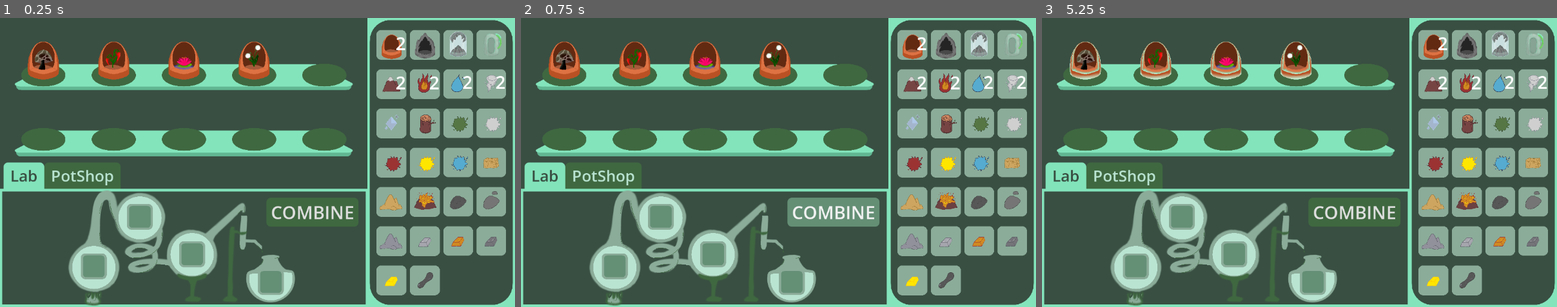
Above: before the commit, frames 1-3 (left to right).
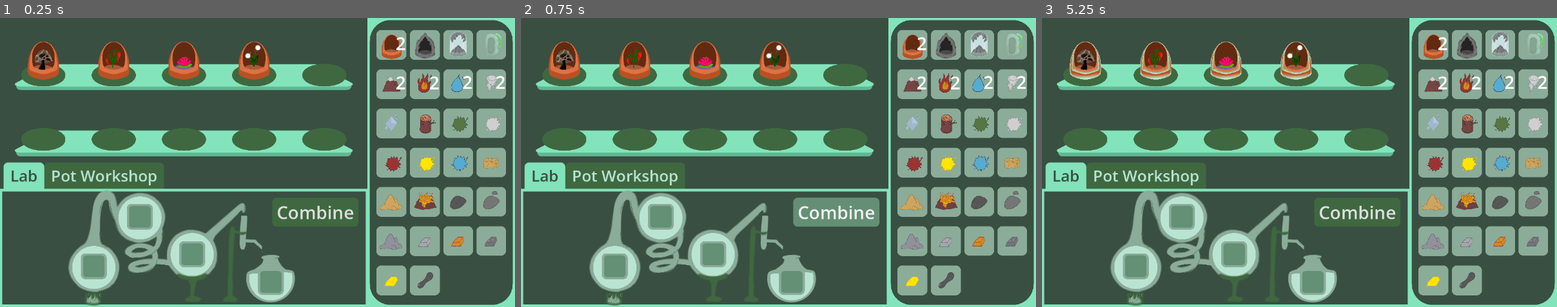
Above: after the commit, the same moments.

Repository: Girlies-stdio/elementalchemy
Game: Godot game, scene res://Scenes/main.tscn
Two runs of this game, one before a commit and one after it. Both use one fixed random seed, a clock stepped at 60 frames per second and the inputs below.
Inputs (mouse positions are in pixels of both pictures, inside the frame that each line leads up to):
- Up to frame 1 (0.25 s): no input
- Up to frame 2 (0.75 s): click "COMBINE" (after the commit: "Combine") at 0.5 s
- Up to frame 3 (5.25 s): click (1083, 58) at 1.25 s; click (1155, 58) at 2 s; click (1227, 58) at 2.75 s; click (1294, 58) at 3.5 s; click (1366, 58) at 4.25 s; click (1083, 122) at 5 s

The runs differ from the first frame. In frame 1, 1.5% of the frame differs, in the area x 14-69%, y 50-73%; in frame 2, 1.5%; in frame 3, 1.5%.

Commit message:
bug fix and labels

Diff:
--- a/Scenes/main.tscn
+++ b/Scenes/main.tscn
@@ -214,9 +214,9 @@
 size_flags_vertical = 0
 mouse_default_cursor_shape = 2
 theme_override_font_sizes/font_size = 40
-text = "COMBINE"
-
-[node name="PotShop" type="NinePatchRect" parent="HBoxContainer/VBoxContainer/Workbench/WorkbenchTabs"]
+text = "Combine"
+
+[node name="Pot Workshop" type="NinePatchRect" parent="HBoxContainer/VBoxContainer/Workbench/WorkbenchTabs"]
 visible = false
 layout_mode = 2
 texture = ExtResource("3_kry3j")
@@ -227,23 +227,23 @@
 script = ExtResource("8_fdnlq")
 metadata/_tab_index = 1
 
-[node name="MarginContainer" type="MarginContainer" parent="HBoxContainer/VBoxContainer/Workbench/WorkbenchTabs/PotShop"]
-layout_mode = 1
-anchors_preset = 15
-anchor_right = 1.0
-anchor_bottom = 1.0
-grow_horizontal = 2
-grow_vertical = 2
-
-[node name="HBoxContainer" type="HBoxContainer" parent="HBoxContainer/VBoxContainer/Workbench/WorkbenchTabs/PotShop/MarginContainer"]
+[node name="MarginContainer" type="MarginContainer" parent="HBoxContainer/VBoxContainer/Workbench/WorkbenchTabs/Pot Workshop"]
+layout_mode = 1
+anchors_preset = 15
+anchor_right = 1.0
+anchor_bottom = 1.0
+grow_horizontal = 2
+grow_vertical = 2
+
+[node name="HBoxContainer" type="HBoxContainer" parent="HBoxContainer/VBoxContainer/Workbench/WorkbenchTabs/Pot Workshop/MarginContainer"]
 layout_mode = 2
 theme_override_constants/separation = 20
 
-[node name="Type1" type="VBoxContainer" parent="HBoxContainer/VBoxContainer/Workbench/WorkbenchTabs/PotShop/MarginContainer/HBoxContainer"]
-layout_mode = 2
-size_flags_horizontal = 3
-
-[node name="TextureButton" type="TextureButton" parent="HBoxContainer/VBoxContainer/Workbench/WorkbenchTabs/PotShop/MarginContainer/HBoxContainer/Type1"]
+[node name="Type1" type="VBoxContainer" parent="HBoxContainer/VBoxContainer/Workbench/WorkbenchTabs/Pot Workshop/MarginContainer/HBoxContainer"]
+layout_mode = 2
+size_flags_horizontal = 3
+
+[node name="TextureButton" type="TextureButton" parent="HBoxContainer/VBoxContainer/Workbench/WorkbenchTabs/Pot Workshop/MarginContainer/HBoxContainer/Type1"]
 custom_minimum_size = Vector2(128, 128)
 layout_mode = 2
 size_flags_vertical = 3
@@ -251,17 +251,17 @@
 ignore_texture_size = true
 stretch_mode = 5
 
-[node name="Button" type="Button" parent="HBoxContainer/VBoxContainer/Workbench/WorkbenchTabs/PotShop/MarginContainer/HBoxContainer/Type1"]
+[node name="Button" type="Button" parent="HBoxContainer/VBoxContainer/Workbench/WorkbenchTabs/Pot Workshop/MarginContainer/HBoxContainer/Type1"]
 layout_mode = 2
 size_flags_vertical = 3
 size_flags_stretch_ratio = 0.25
-text = "Buy"
-
-[node name="Type2" type="VBoxContainer" parent="HBoxContainer/VBoxContainer/Workbench/WorkbenchTabs/PotShop/MarginContainer/HBoxContainer"]
-layout_mode = 2
-size_flags_horizontal = 3
-
-[node name="TextureButton" type="TextureButton" parent="HBoxContainer/VBoxContainer/Workbench/WorkbenchTabs/PotShop/MarginContainer/HBoxContainer/Type2"]
+text = "Craft"
+
+[node name="Type2" type="VBoxContainer" parent="HBoxContainer/VBoxContainer/Workbench/WorkbenchTabs/Pot Workshop/MarginContainer/HBoxContainer"]
+layout_mode = 2
+size_flags_horizontal = 3
+
+[node name="TextureButton" type="TextureButton" parent="HBoxContainer/VBoxContainer/Workbench/WorkbenchTabs/Pot Workshop/MarginContainer/HBoxContainer/Type2"]
 custom_minimum_size = Vector2(128, 128)
 layout_mode = 2
 size_flags_vertical = 3
@@ -269,17 +269,17 @@
 ignore_texture_size = true
 stretch_mode = 5
 
-[node name="Button" type="Button" parent="HBoxContainer/VBoxContainer/Workbench/WorkbenchTabs/PotShop/MarginContainer/HBoxContainer/Type2"]
+[node name="Button" type="Button" parent="HBoxContainer/VBoxContainer/Workbench/WorkbenchTabs/Pot Workshop/MarginContainer/HBoxContainer/Type2"]
 layout_mode = 2
 size_flags_vertical = 3
 size_flags_stretch_ratio = 0.25
-text = "Buy"
-
-[node name="Type3" type="VBoxContainer" parent="HBoxContainer/VBoxContainer/Workbench/WorkbenchTabs/PotShop/MarginContainer/HBoxContainer"]
-layout_mode = 2
-size_flags_horizontal = 3
-
-[node name="TextureButton" type="TextureButton" parent="HBoxContainer/VBoxContainer/Workbench/WorkbenchTabs/PotShop/MarginContainer/HBoxContainer/Type3"]
+text = "Craft"
+
+[node name="Type3" type="VBoxContainer" parent="HBoxContainer/VBoxContainer/Workbench/WorkbenchTabs/Pot Workshop/MarginContainer/HBoxContainer"]
+layout_mode = 2
+size_flags_horizontal = 3
+
+[node name="TextureButton" type="TextureButton" parent="HBoxContainer/VBoxContainer/Workbench/WorkbenchTabs/Pot Workshop/MarginContainer/HBoxContainer/Type3"]
 custom_minimum_size = Vector2(128, 128)
 layout_mode = 2
 size_flags_vertical = 3
@@ -287,17 +287,17 @@
 ignore_texture_size = true
 stretch_mode = 5
 
-[node name="Button" type="Button" parent="HBoxContainer/VBoxContainer/Workbench/WorkbenchTabs/PotShop/MarginContainer/HBoxContainer/Type3"]
+[node name="Button" type="Button" parent="HBoxContainer/VBoxContainer/Workbench/WorkbenchTabs/Pot Workshop/MarginContainer/HBoxContainer/Type3"]
 layout_mode = 2
 size_flags_vertical = 3
 size_flags_stretch_ratio = 0.25
-text = "Buy"
-
-[node name="Type4" type="VBoxContainer" parent="HBoxContainer/VBoxContainer/Workbench/WorkbenchTabs/PotShop/MarginContainer/HBoxContainer"]
-layout_mode = 2
-size_flags_horizontal = 3
-
-[node name="TextureButton" type="TextureButton" parent="HBoxContainer/VBoxContainer/Workbench/WorkbenchTabs/PotShop/MarginContainer/HBoxContainer/Type4"]
+text = "Craft"
+
+[node name="Type4" type="VBoxContainer" parent="HBoxContainer/VBoxContainer/Workbench/WorkbenchTabs/Pot Workshop/MarginContainer/HBoxContainer"]
+layout_mode = 2
+size_flags_horizontal = 3
+
+[node name="TextureButton" type="TextureButton" parent="HBoxContainer/VBoxContainer/Workbench/WorkbenchTabs/Pot Workshop/MarginContainer/HBoxContainer/Type4"]
 custom_minimum_size = Vector2(128, 128)
 layout_mode = 2
 size_flags_vertical = 3
@@ -305,17 +305,17 @@
 ignore_texture_size = true
 stretch_mode = 5
 
-[node name="Button" type="Button" parent="HBoxContainer/VBoxContainer/Workbench/WorkbenchTabs/PotShop/MarginContainer/HBoxContainer/Type4"]
+[node name="Button" type="Button" parent="HBoxContainer/VBoxContainer/Workbench/WorkbenchTabs/Pot Workshop/MarginContainer/HBoxContainer/Type4"]
 layout_mode = 2
 size_flags_vertical = 3
 size_flags_stretch_ratio = 0.25
-text = "Buy"
+text = "Craft"
 
 [node name="InventoryGUI" parent="HBoxContainer" instance=ExtResource("7_6bp64")]
 layout_mode = 2
 size_flags_stretch_ratio = 0.4
 
-[connection signal="pressed" from="HBoxContainer/VBoxContainer/Workbench/WorkbenchTabs/PotShop/MarginContainer/HBoxContainer/Type1/Button" to="HBoxContainer/VBoxContainer/Workbench/WorkbenchTabs/PotShop" method="_on_button1_pressed"]
-[connection signal="pressed" from="HBoxContainer/VBoxContainer/Workbench/WorkbenchTabs/PotShop/MarginContainer/HBoxContainer/Type2/Button" to="HBoxContainer/VBoxContainer/Workbench/WorkbenchTabs/PotShop" method="_on_button2_pressed"]
-[connection signal="pressed" from="HBoxContainer/VBoxContainer/Workbench/WorkbenchTabs/PotShop/MarginContainer/HBoxContainer/Type3/Button" to="HBoxContainer/VBoxContainer/Workbench/WorkbenchTabs/PotShop" method="_on_button3_pressed"]
-[connection signal="pressed" from="HBoxContainer/VBoxContainer/Workbench/WorkbenchTabs/PotShop/MarginContainer/HBoxContainer/Type4/Button" to="HBoxContainer/VBoxContainer/Workbench/WorkbenchTabs/PotShop" method="_on_button4_pressed"]
+[connection signal="pressed" from="HBoxContainer/VBoxContainer/Workbench/WorkbenchTabs/Pot Workshop/MarginContainer/HBoxContainer/Type1/Button" to="HBoxContainer/VBoxContainer/Workbench/WorkbenchTabs/Pot Workshop" method="_on_button1_pressed"]
+[connection signal="pressed" from="HBoxContainer/VBoxContainer/Workbench/WorkbenchTabs/Pot Workshop/MarginContainer/HBoxContainer/Type2/Button" to="HBoxContainer/VBoxContainer/Workbench/WorkbenchTabs/Pot Workshop" method="_on_button2_pressed"]
+[connection signal="pressed" from="HBoxContainer/VBoxContainer/Workbench/WorkbenchTabs/Pot Workshop/MarginContainer/HBoxContainer/Type3/Button" to="HBoxContainer/VBoxContainer/Workbench/WorkbenchTabs/Pot Workshop" method="_on_button3_pressed"]
+[connection signal="pressed" from="HBoxContainer/VBoxContainer/Workbench/WorkbenchTabs/Pot Workshop/MarginContainer/HBoxContainer/Type4/Button" to="HBoxContainer/VBoxContainer/Workbench/WorkbenchTabs/Pot Workshop" method="_on_button4_pressed"]
--- a/Scripts/garden.gd
+++ b/Scripts/garden.gd
@@ -95,8 +95,9 @@
 	if slot.jar:
 		inventory.insert(slot.jar)
 		slot.jar = null
-	slot.timer.queue_free()
-	slot.timer = null
+	if slot.timer:
+		slot.timer.queue_free()
+		slot.timer = null
 	updateGUI()
 
 #We simulate a right click to have the animation that takes the item back in its slot from the Inventory GUI
--- a/global_theme.tres
+++ b/global_theme.tres
@@ -34,6 +34,8 @@
 corner_radius_top_right = 10
 corner_radius_bottom_right = 10
 corner_radius_bottom_left = 10
+
+[sub_resource type="StyleBoxEmpty" id="StyleBoxEmpty_ofusn"]
 
 [sub_resource type="StyleBoxFlat" id="StyleBoxFlat_mp206"]
 content_margin_left = 15.0
@@ -74,6 +76,7 @@
 HBoxContainer/constants/separation = 0
 TabContainer/colors/font_selected_color = Color(0.223529, 0.309804, 0.258824, 1)
 TabContainer/colors/font_unselected_color = Color(0.72549, 0.890196, 0.819608, 1)
+TabContainer/styles/tab_focus = SubResource("StyleBoxEmpty_ofusn")
 TabContainer/styles/tab_hovered = SubResource("StyleBoxFlat_mp206")
 TabContainer/styles/tab_selected = SubResource("StyleBoxFlat_l7yju")
 TabContainer/styles/tab_unselected = SubResource("StyleBoxFlat_icku4")
Not shown: 1 places in global_theme.tres that only renumber resources
